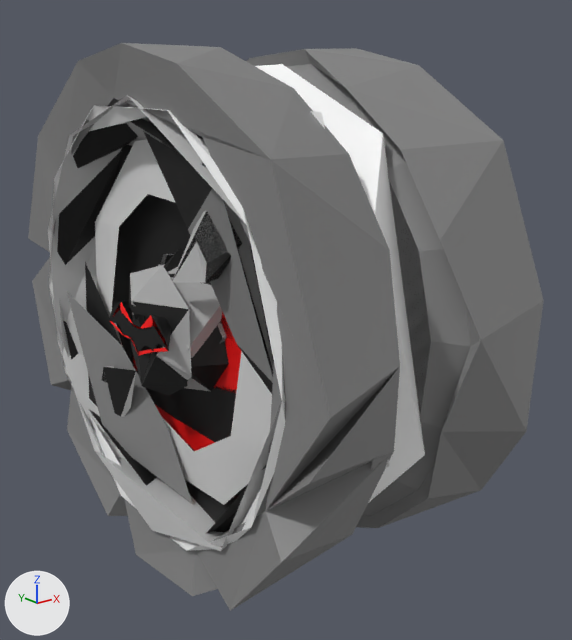
The glTF model client/public/models/battle_car_wheel_far.glb: old version first, new version second.
Both versions are drawn from a camera (50 mm lens) standing at (-1.575, -1.905, 0.694) and looking at (-0.045, 0.008, -0.071). The axes (+X, +Y, +Z) are drawn at lower left. The lights are the same throughout. The first picture is the older version.

Names of what the first picture shows: 'Material2', 'Material2.001', 'Material2.002', 'Material2.003', 'Material2.004', 'Material3', 'Material3.001', 'Material3.002', 'Material3.003'.
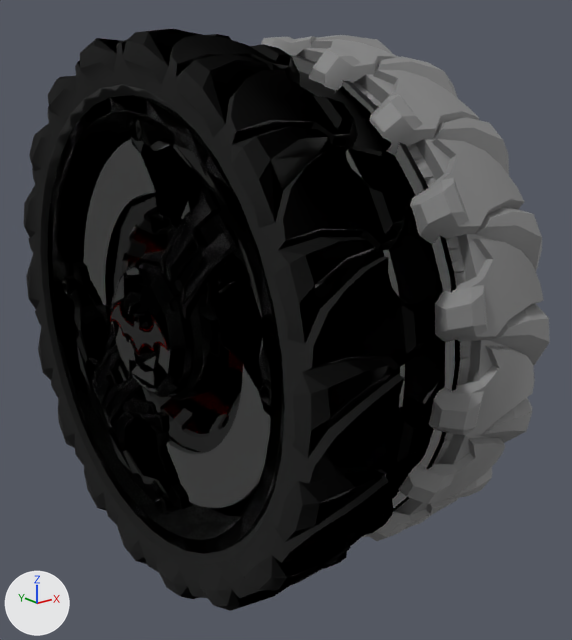
Patch to the scene script:
```diff
--- a/client/public/models/battle_car_wheel_far.glb.py
+++ b/client/public/models/battle_car_wheel_far.glb.py
@@ me_material2 @@
-me_material2.from_pydata(...)  # 18 vertices, 18 faces; spans x -0.474..-0.46, y -0.518..0.518, z -0.504..0.534
+me_material2.from_pydata(...)  # 402 vertices, 664 faces; spans x -0.492..-0.46, y -0.536..0.536, z -0.536..0.536
+# me_material2 part 1: 384 vertices added at x -0.492..-0.46, y -0.536..0.536, z -0.536..0.536
 me_material2.materials.append(mat_material_12)
@@ me_material2_001 @@
-me_material2_001.from_pydata(...)  # 167 vertices, 266 faces; spans x -0.59..0.22, y -0.79..0.79, z -0.79..0.76
+me_material2_001.from_pydata(...)  # 3452 vertices, 6093 faces; spans x -0.61..0.24, y -0.8..0.8, z -0.8..0.8
+# me_material2_001 part 2: a new loose piece of 566 vertices spanning x -0.46..-0.37, y -0.38..0.38, z -0.39..0.39, in mat_material_5 (grey #838383)
+# me_material2_001 part 3: 1 vertex moved within x -0.47, y 0.04, z 0.57; 2719 vertices added at x -0.61..0.24, y -0.8..0.8, z -0.8..0.8
 me_material2_001.materials.append(mat_material_5)
@@ me_material3 @@
-me_material3.from_pydata(...)  # 208 vertices, 227 faces; spans x -0.571..0.609, y -0.59..0.654, z -0.626..0.626
+me_material3.from_pydata(...)  # 3613 vertices, 6025 faces; spans x -0.586..0.613, y -0.654..0.654, z -0.645..0.645
+# me_material3 part 4: 1 vertex moved within x 0.375, y 0.065, z 0.358; 4 vertices removed from x -0.414..0.317, y -0.412..0.074, z -0.203..0.49; 3409 vertices added at x -0.586..0.613, y -0.654..0.629, z -0.645..0.645
 me_material3.materials.append(mat_material_13)
@@ me_material2_002 @@
-me_material2_002.from_pydata(...)  # 394 vertices, 562 faces; spans x -0.584..0.612, y -0.63..0.654, z -0.626..0.626
+me_material2_002.from_pydata(...)  # 4748 vertices, 7997 faces; spans x -0.586..0.613, y -0.654..0.654, z -0.645..0.645
+# me_material2_002 part 5: 5 vertices removed from x -0.414..0.551, y -0.255..0.384, z -0.519..0.49; 4359 vertices added at x -0.586..0.613, y -0.654..0.637, z -0.645..0.645
 me_material2_002.materials.append(mat_material_8)
@@ me_material3_001 @@
-me_material3_001.from_pydata(...)  # 21 vertices, 21 faces; spans x -0.584, y -0.17..0.17, z -0.07..0.072
+me_material3_001.from_pydata(...)  # 88 vertices, 88 faces; spans x -0.584, y -0.17..0.17, z -0.07..0.072
+# me_material3_001 part 6
+# 21 faces are deleted
+# 67 vertices are added at x -0.584, y -0.148..0.158, z -0.046..0.064
+# 88 new faces join them
 me_material3_001.materials.append(mat_material_14)
@@ me_material3_002 @@
-me_material3_002.from_pydata(...)  # 17 vertices, 17 faces; spans x -0.572..-0.407, y -0.637..0.606, z -0.637..0.637
+me_material3_002.from_pydata(...)  # 157 vertices, 234 faces; spans x -0.572..-0.407, y -0.637..0.637, z -0.637..0.637
+# me_material3_002 part 7: 140 vertices added at x -0.572..-0.407, y -0.629..0.637, z -0.629..0.629
 me_material3_002.materials.append(mat_material_16)
@@ me_material2_003 @@
-me_material2_003.from_pydata(...)  # 8 vertices, 6 faces; spans x -0.416, y -0.435..0.372, z -0.431..0.435
+me_material2_003.from_pydata(...)  # 16 vertices, 14 faces; spans x -0.416, y -0.435..0.435, z -0.435..0.435
+# me_material2_003 part 8
+# 6 faces are deleted
+# 8 vertices are added at x -0.416, y -0.431..0.435, z -0.435..0.372
+# 14 new faces join them
 me_material2_003.materials.append(mat_material_3)
@@ me_material3_003 @@
-me_material3_003.from_pydata(...)  # 24 vertices, 22 faces; spans x -0.572..-0.523, y -0.637..0.637, z -0.638..0.607
+me_material3_003.from_pydata(...)  # 102 vertices, 92 faces; spans x -0.572..-0.343, y -0.638..0.638, z -0.638..0.638
+# me_material3_003 part 9: 72 vertices added at x -0.572..-0.407, y -0.638..0.638, z -0.637..0.638
+# other edits to the shape of me_material3_003 do not show in these pictures
 me_material3_003.materials.append(mat_material_15)
@@ me_material2_004 @@
-me_material2_004.from_pydata(...)  # 18 vertices, 25 faces; spans x -0.286..-0.105, y -0.699..0.713, z -0.74..0.715
+me_material2_004.from_pydata(...)  # 464 vertices, 741 faces; spans x -0.332..-0.043, y -0.735..0.75, z -0.74..0.744
+# me_material2_004 part 10: a new loose piece of 120 vertices spanning x -0.105..-0.043, y -0.735..0.749, z -0.74..0.744, in mat_material_17 (white #ffffff)
+# me_material2_004 part 11: a new loose piece of 25 vertices spanning x -0.269..-0.101, y -0.711..-0.344, z -0.639..-0.012, in mat_material_17 (white #ffffff)
+# me_material2_004 part 12: a new loose piece of 17 vertices spanning x -0.269..-0.101, y -0.536..-0.288, z 0.502..0.658, in mat_material_17 (white #ffffff)
+# me_material2_004 part 13: 152 vertices added at x -0.332..-0.103, y -0.735..0.749, z -0.737..0.744
+# other edits to the shape of me_material2_004 do not show in these pictures
 me_material2_004.materials.append(mat_material_17)
```

Where the change shows, as pixel boxes (x1, y1, x2, y2) in the pictures (572 x 640 px):
'Material2.001', reshaped
    before: (28, 43, 544, 611)
    after: (23, 29, 550, 611)
'Material2.002', reshaped (7% taller)
    before: (57, 105, 429, 533)
    after: (48, 95, 421, 554)
'Material2.004', reshaped
    before: (255, 64, 425, 503)
    after: (291, 56, 460, 511)
'Material2', reshaped
    before: (95, 139, 274, 505)
    after: (84, 139, 271, 508)
'Material3.002', reshaped
    before: (48, 95, 285, 551)
    after: (50, 102, 280, 550)
'Material3', reshaped (mostly hidden afterwards)
    before: (102, 181, 431, 417)
    after: (90, 161, 426, 451)
part 1 of me_material2, added
    after: (84, 139, 271, 508)
part 2 of me_material2_001, added
    after: (114, 196, 241, 452)
part 3 of me_material2_001, built on (mostly hidden before)
    before: (162, 141, 183, 156)
    after: (23, 29, 550, 611)
part 4 of me_material3, built on (mostly hidden)
    before: (159, 264, 216, 296)
    after: (90, 161, 426, 451)
part 5 of me_material2_002, built on
    before: (165, 248, 229, 367)
    after: (48, 95, 421, 554)
part 6 of me_material3_001, cut back
    before: (110, 302, 168, 356)
    after: (109, 302, 167, 354)
part 7 of me_material3_002, added
    after: (50, 102, 280, 550)
part 8 of me_material2_003, built on (mostly hidden afterwards)
    before: (133, 311, 241, 451)
    after: (128, 233, 242, 433)
part 9 of me_material3_003, added
    after: (149, 98, 285, 549)
part 10 of me_material2_004, added (mostly hidden)
    after: (291, 56, 460, 511)
part 11 of me_material2_004, added
    after: (387, 375, 444, 499)
part 12 of me_material2_004, added
    after: (306, 86, 391, 156)
part 13 of me_material2_004, added
    after: (293, 70, 445, 478)
